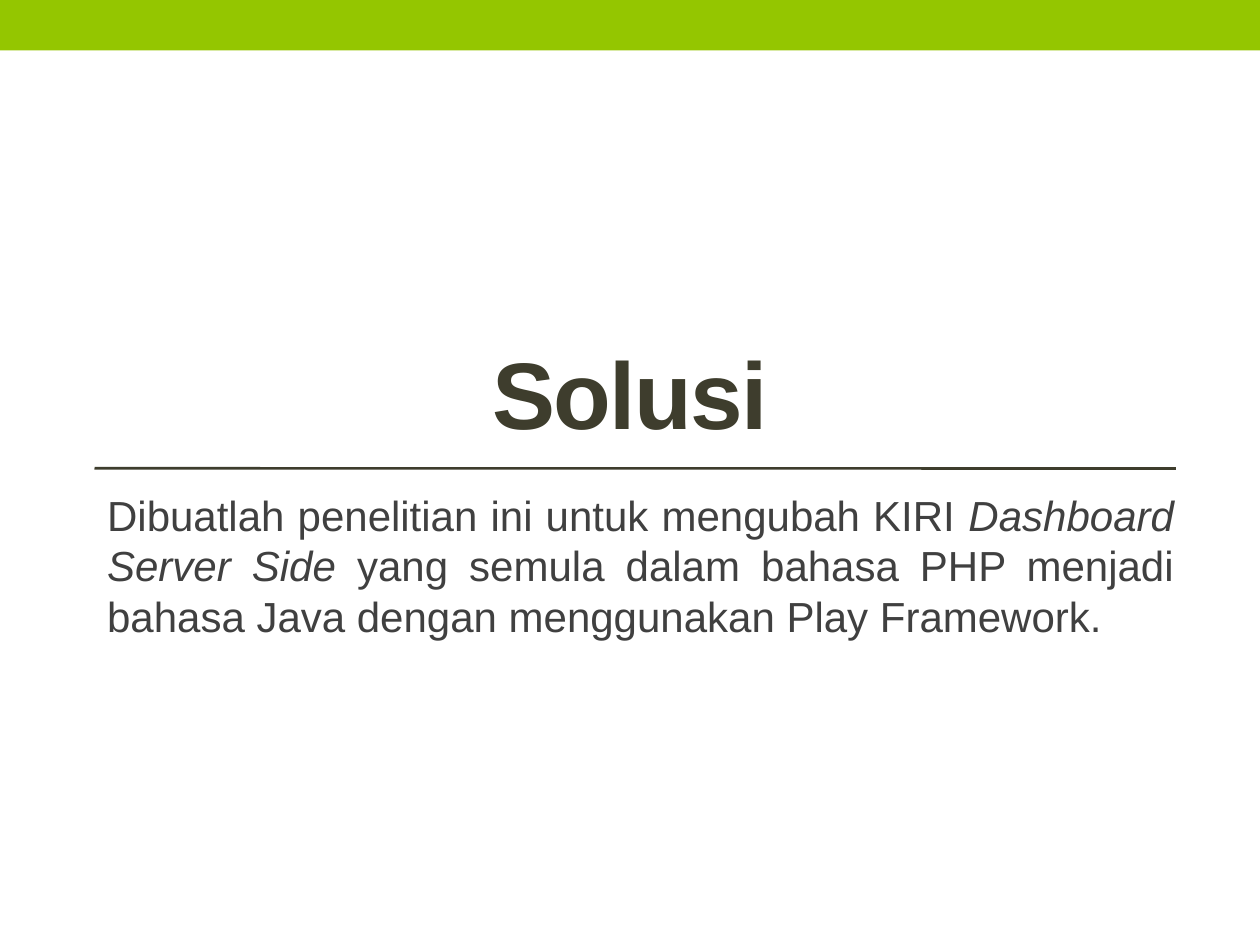
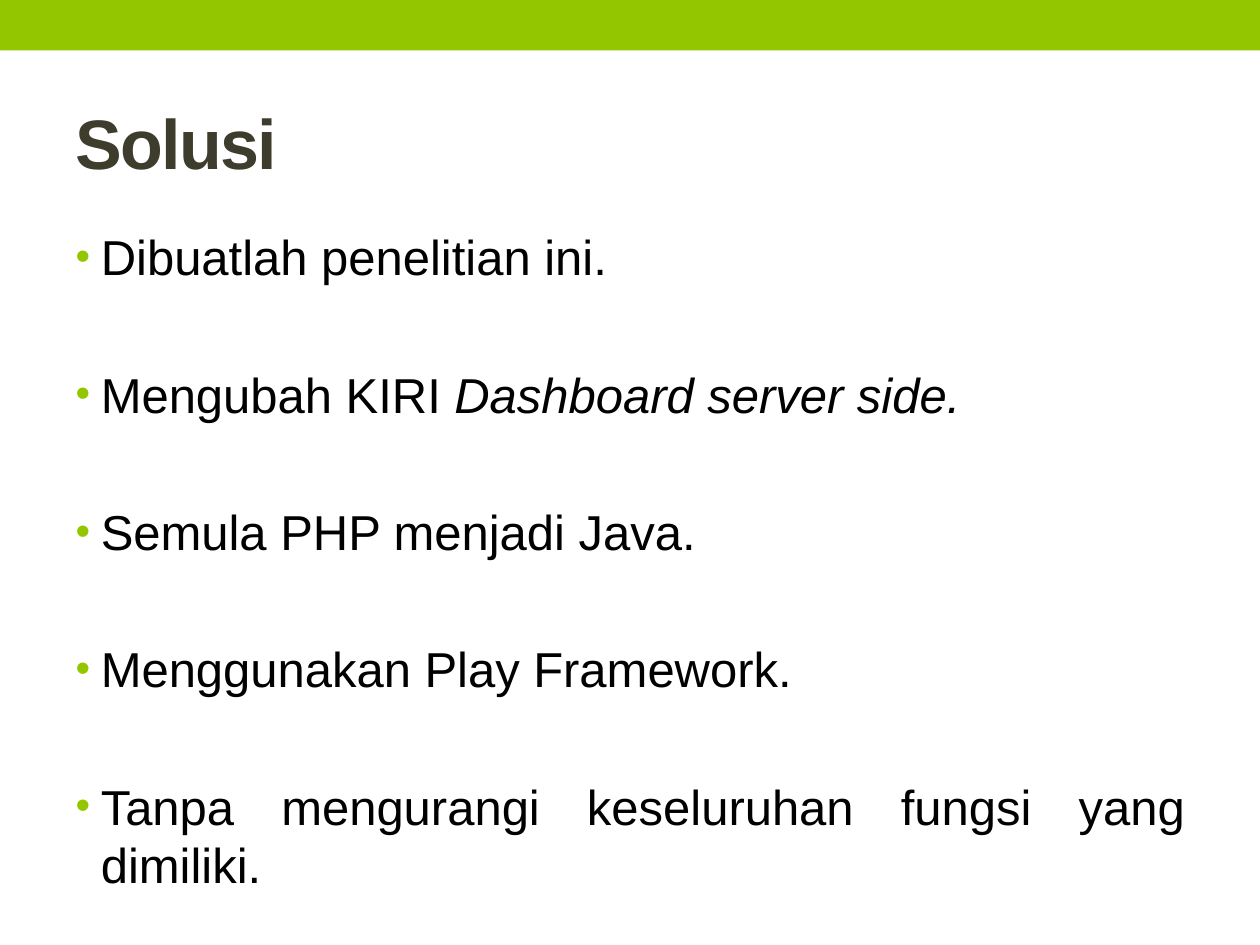
Before and after one commit to TommyAdhityaThe/Skripsi, a slide deck: slide 18 of doc/Presentasi/Review.pptx (slide 21 before the commit). Drawn at 1260x945 pixels with LibreOffice and Linux fonts; fonts in the diff are those of the drawing. Boxes give left, top, right and bottom in pixels: in the first picture for what was removed or moved away, otherwise in the second. Text is boxed around its words. In the diff, an @@ line names an element or a change of style, - is before the commit and + after.

```diff
--- a/doc/Presentasi/Review.pptx
+++ b/doc/Presentasi/Review.pptx
@@ title "Solusi": place and size @@
-title "Solusi" at bbox=[493, 360, 768, 430]
+title "Solusi" at bbox=[76, 118, 277, 170]
@@ title "Solusi" at bbox=[76, 118, 277, 170]: size 54 to 40 pt; alignment centre to left; vertical alignment bottom to middle @@
@@ text at bbox=[101, 239, 1185, 835]: text changed; size 24 to 28 pt; text colour #404040 to #000000 @@
-Dibuatlah penelitian ini untuk mengubah KIRI Dashboard Server Side yang semula dalam bahasa PHP menjadi bahasa Java dengan menggunakan Play Framework.
+• Dibuatlah penelitian ini.
+• Mengubah KIRI Dashboard server side.
+• Semula PHP menjadi Java.
+• Menggunakan Play Framework.
+• Tanpa mengurangi keseluruhan fungsi yang dimiliki.
@@ line removed from (94, 469) to (1176, 469) @@
```
Also in this commit, not shown: 24 other slides changed, 22 slides added, 11 slides removed, 18 other files.
